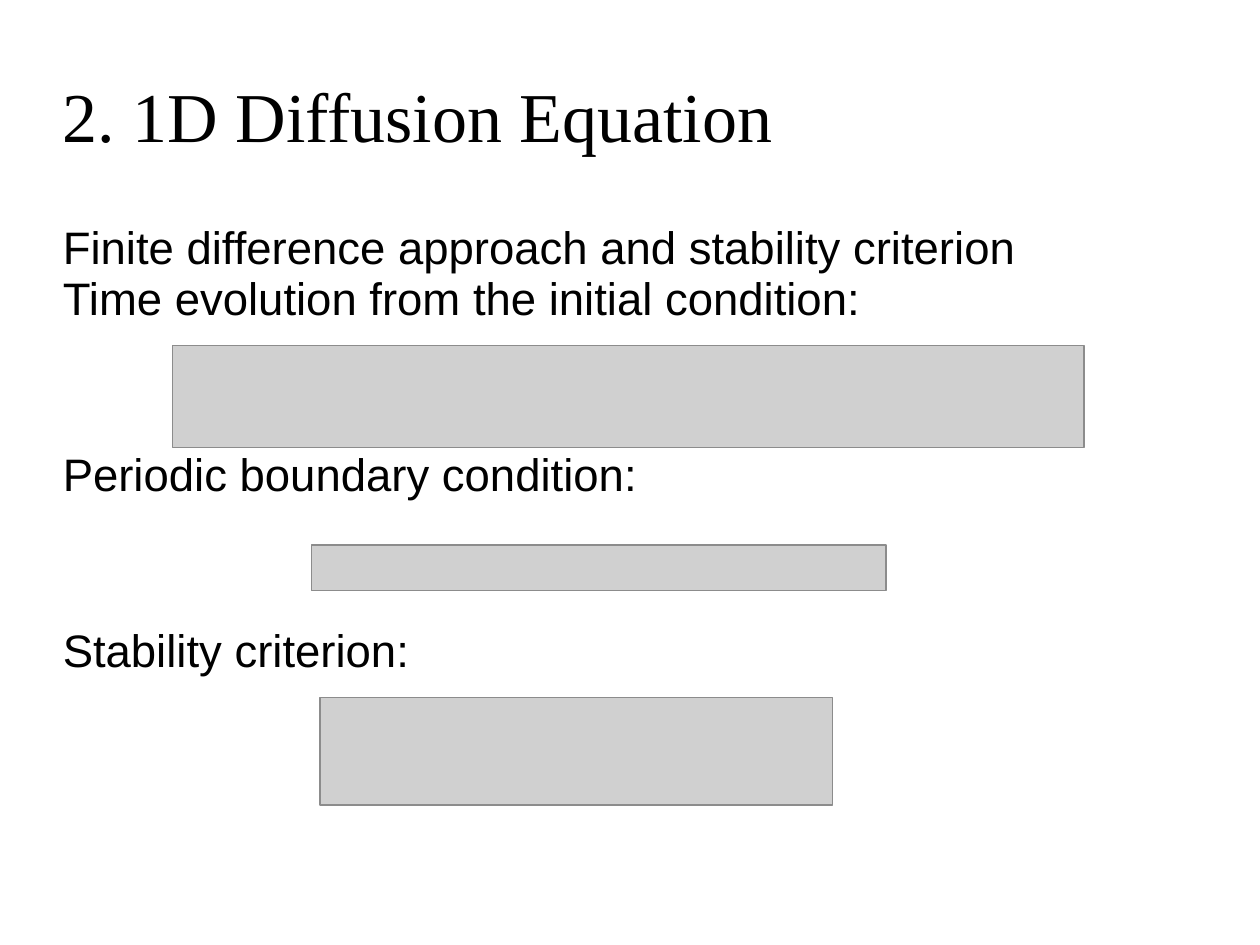
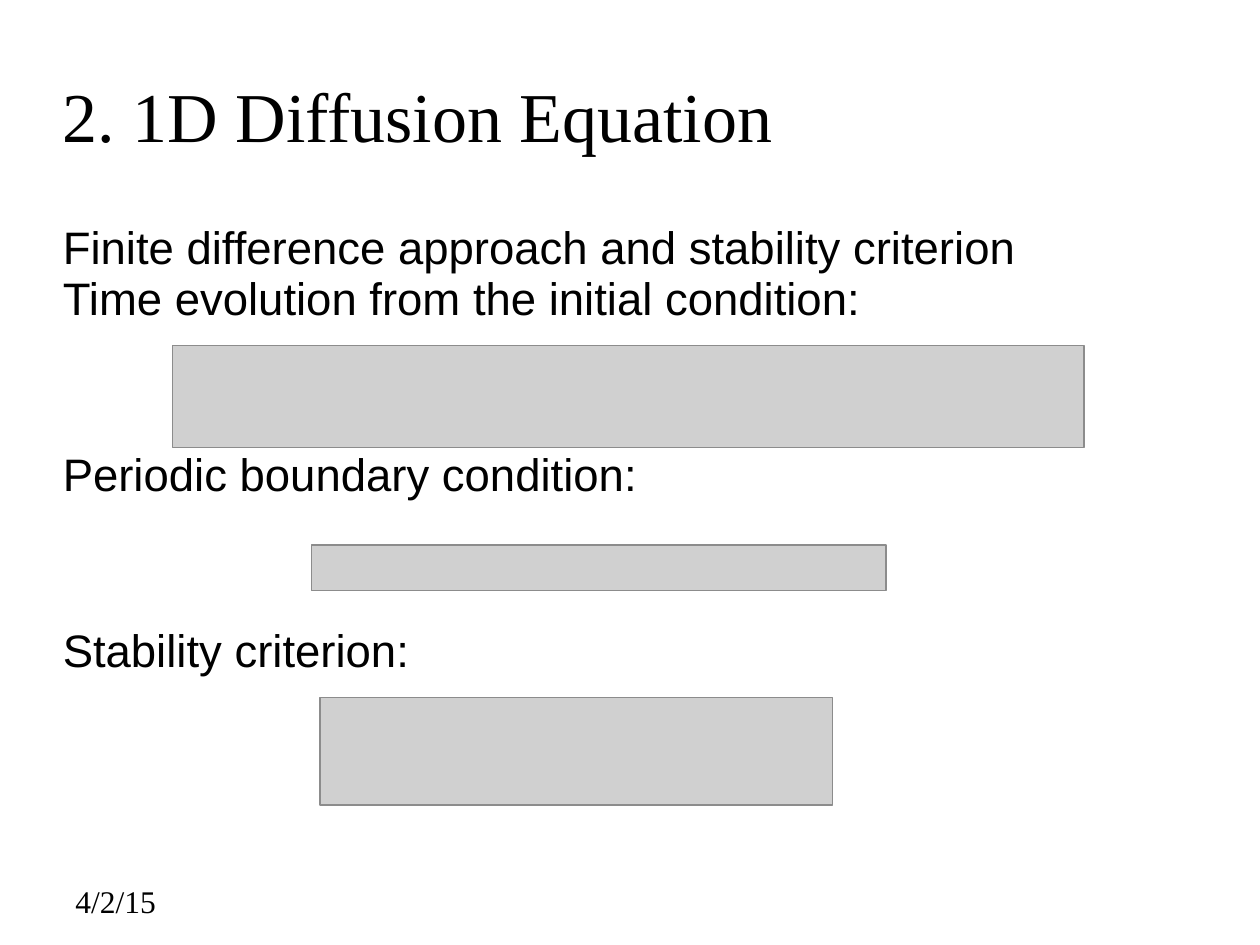
Before and after one commit to keweiyao/PHY566-project, a slide deck: slide 3 of Merged_GroupProject1A_Pres.ppt. Drawn at 1260x945 pixels with LibreOffice and Linux fonts; fonts in the diff are those of the drawing; grey boxes stand for pictures; background and template pictures are left out. Boxes give left, top, right and bottom in pixels: in the first picture for what was removed or moved away, otherwise in the second. Text is boxed around its words. In the diff, an @@ line names an element or a change of style, - is before the commit and + after.

```diff
--- a/Merged_GroupProject1A_Pres.ppt
+++ b/Merged_GroupProject1A_Pres.ppt
@@ text added at box(75, 892, 155, 914), 18 pt, text #000000 @@
+4/2/15
```
Also in this commit, not shown: 4 other slides changed.
